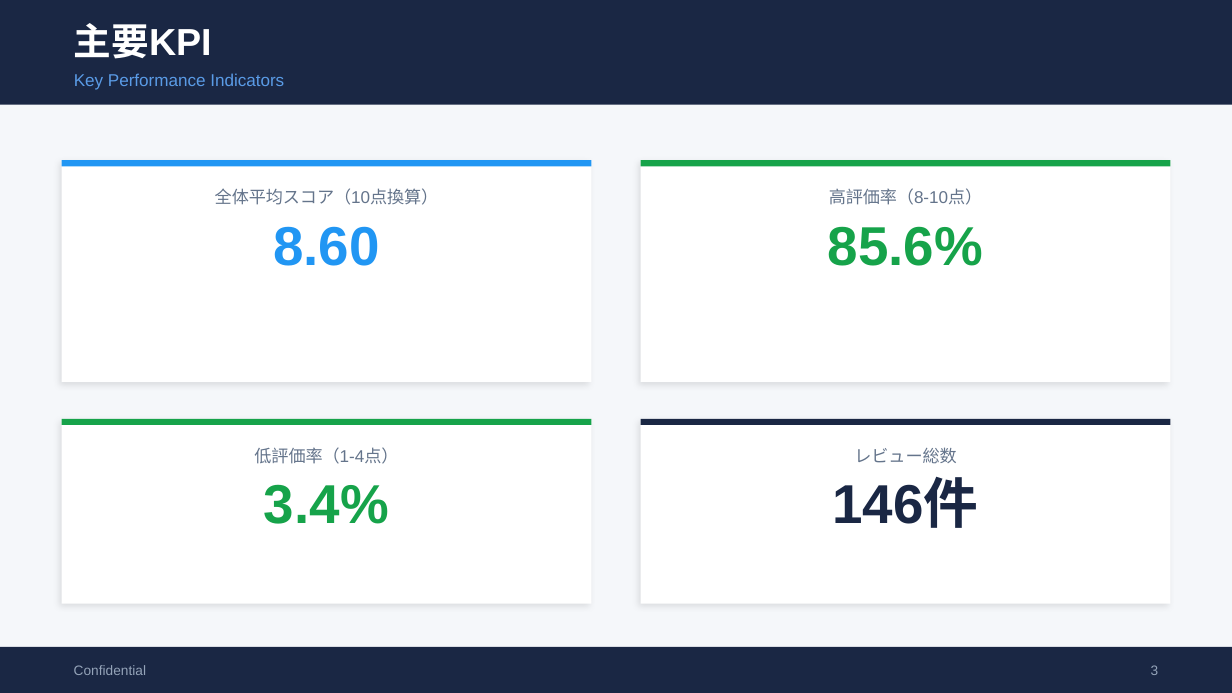
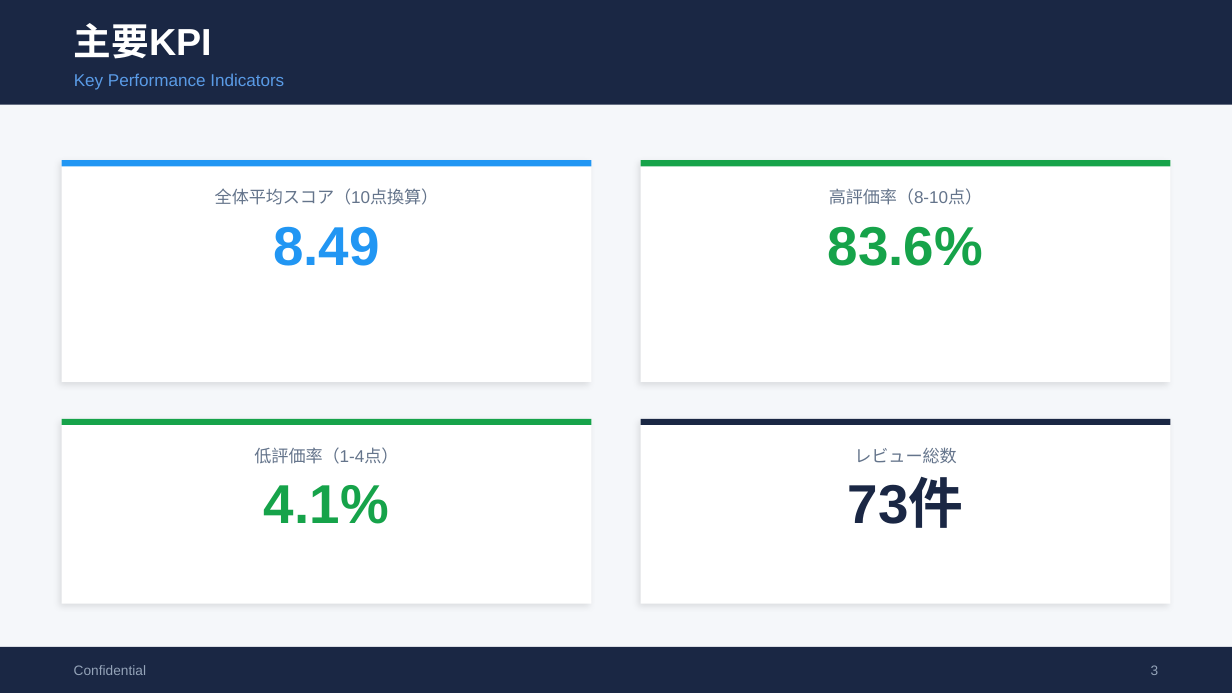
Before and after one commit to TAKAHASHIMITSUGU329/primechange-portal, a slide deck: slide 3 of 納品レポート/ホテル別レポート/richmond_mejiro_口コミ分析レポート.pptx. Drawn at 1232x693 pixels with LibreOffice and Linux fonts; fonts in the diff are those of the drawing. Boxes give left, top, right and bottom in pixels: in the first picture for what was removed or moved away, otherwise in the second. Text is boxed around its words. In the diff, an @@ line names an element or a change of style, - is before the commit and + after.

```diff
--- a/納品レポート/ホテル別レポート/richmond_mejiro_口コミ分析レポート.pptx
+++ b/納品レポート/ホテル別レポート/richmond_mejiro_口コミ分析レポート.pptx
@@ text at (x1=273, y1=226, x2=380, y2=266): text changed @@
-8.60
+8.49
@@ text at (x1=828, y1=226, x2=983, y2=266): text changed @@
-85.6%
+83.6%
@@ text at (x1=264, y1=485, x2=389, y2=524): text changed @@
-3.4%
+4.1%
@@ text at (x1=848, y1=480, x2=964, y2=528): text changed @@
-146件
+73件
```
Also in this commit, not shown: 7 other slides changed, 37 other files.
